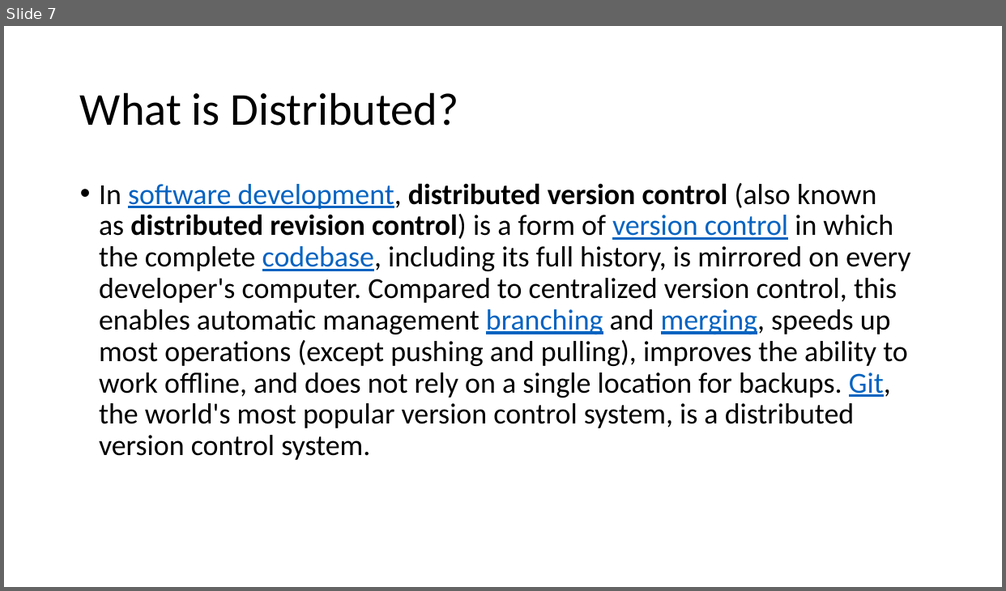
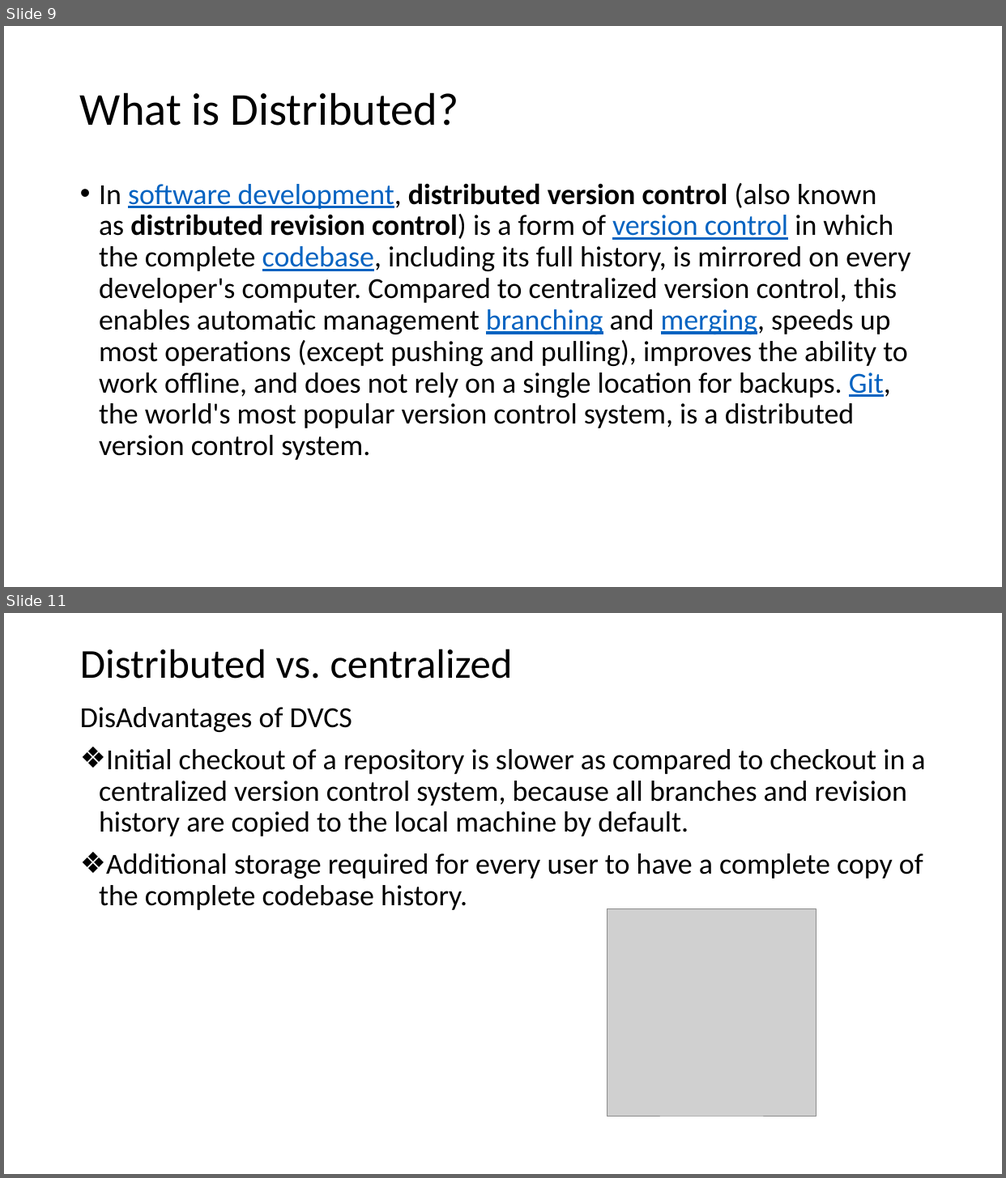
Before and after one commit to mhgulen/Dosyalar, a slide deck: Version Control Protocols.pptx. Shown one above the other, each under a label of ours: slide 7 before the commit, slides 9 and 11 after it; the slides between them are not shown. The pictures are 1006x591 and 1006x1178 pixels, drawn with LibreOffice and Linux fonts; fonts in the diff are those of the drawing; grey boxes stand for pictures. Boxes give left, top, right and bottom in pixels: in the first picture for what was removed or moved away, otherwise in the second. Text is boxed around its words. In the diff, an @@ line names an element or a change of style, - is before the commit and + after.

```diff
--- a/Version Control Protocols.pptx
+++ b/Version Control Protocols.pptx
@@ slide 11 added at <box>4,613,1002,1174</box>, background #FFFFFF @@
@@ title added at <box>80,649,513,679</box>, 39.6 pt, text #000000 @@
+Distributed vs. centralized
@@ text added at <box>80,707,925,910</box>, 28 pt, text #000000 @@
+DisAdvantages of DVCS
+❖ Initial checkout of a repository is slower as compared to checkout in a centralized version control system, because all branches and revision history are copied to the local machine by default.
+❖ Additional storage required for every user to have a complete copy of the complete codebase history.
@@ picture added at <box>607,909,816,1116</box> @@
@@ what was slide 7 is now slide 9 @@
```
Also in this commit, not shown: 1 slide changed, 6 other slides added.
